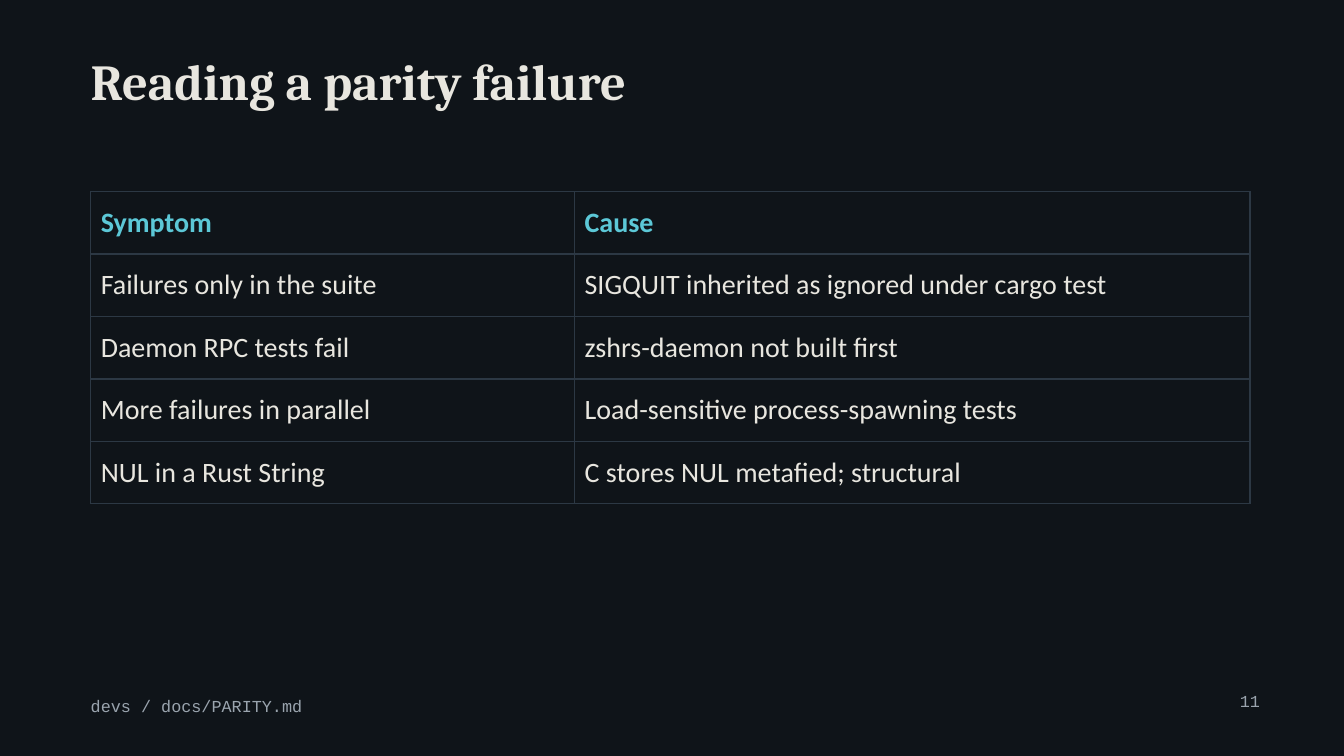
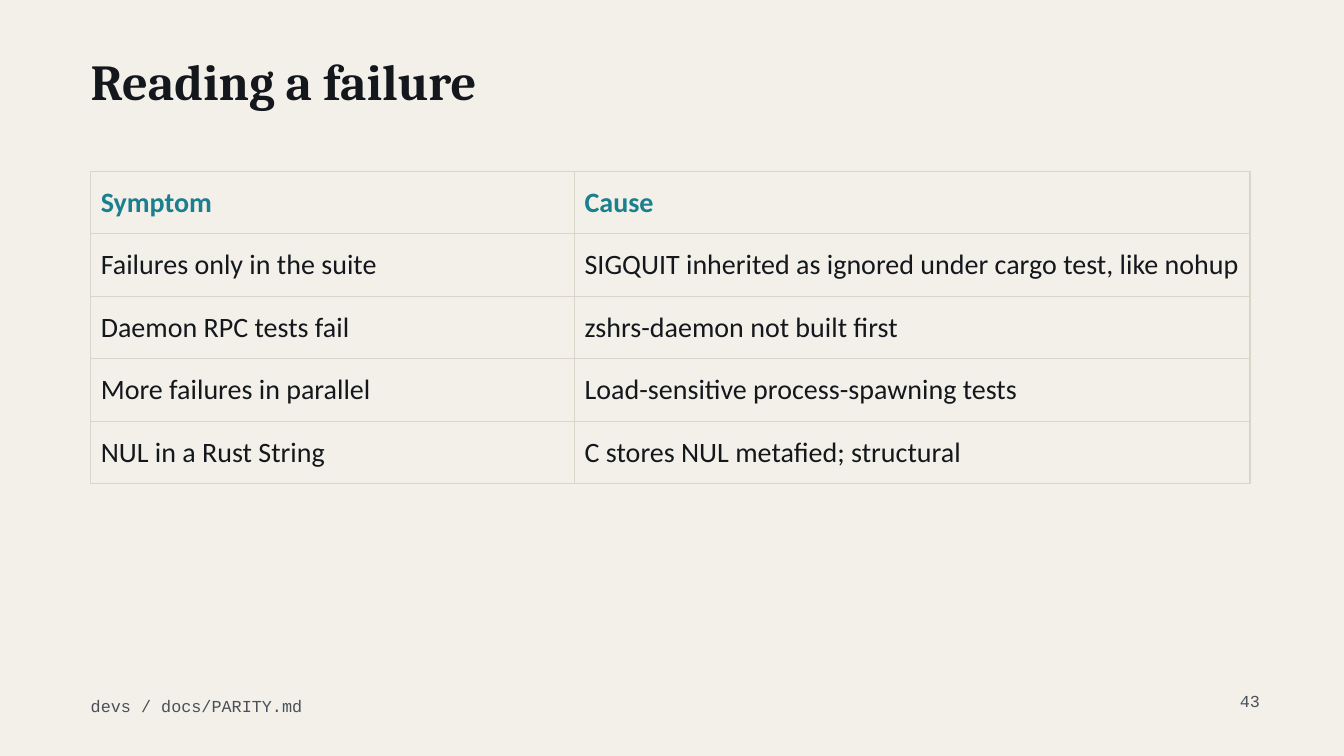
Before and after one commit to MenkeTechnologies/zshrs, a slide deck: slide 43 of docs/talk-devs.pptx (slide 11 before the commit). Drawn at 1344x756 pixels with LibreOffice and Linux fonts; fonts in the diff are those of the drawing; background and template pictures are left out. Boxes give left, top, right and bottom in pixels: in the first picture for what was removed or moved away, otherwise in the second. Text is boxed around its words. In the diff, an @@ line names an element or a change of style, - is before the commit and + after.

Commit message:
docs: lengthen talk decks and add logo

```diff
--- a/docs/talk-devs.pptx
+++ b/docs/talk-devs.pptx
@@ background #0F1419 to #F2F0E9 @@
@@ title at <box>91,64,476,111</box>: text changed; text colour #E8E6DF to #14181D @@
-Reading a parity failure
+Reading a failure
@@ table at <box>91,171,1250,471</box> @@
-row 2, column 2: SIGQUIT inherited as ignored under cargo test
+row 2, column 2: SIGQUIT inherited as ignored under cargo test, like nohup
@@ text colour #5CC8D7 to #1B7F8E in "Symptom", "Cause" @@
@@ text colour #E8E6DF to #14181D in "Failures only in the suite", "Daemon RPC tests fail", "zshrs-daemon not built first", "More failures in parallel" and 3 more places @@
@@ borders changed @@
@@ table: place and size @@
-table at <box>91,192,1250,491</box>
+table at <box>91,171,1250,471</box>
@@ text "devs / docs/PARITY.md" at <box>91,700,302,712</box>: text colour #9AA4AE to #4A5158 @@
@@ page number at <box>1240,696,1260,707</box>: text changed; text colour #9AA4AE to #4A5158 @@
-11
+43
```
Also in this commit, not shown: 13 other slides changed, 41 slides added, 6 slides removed, 2 other files.
